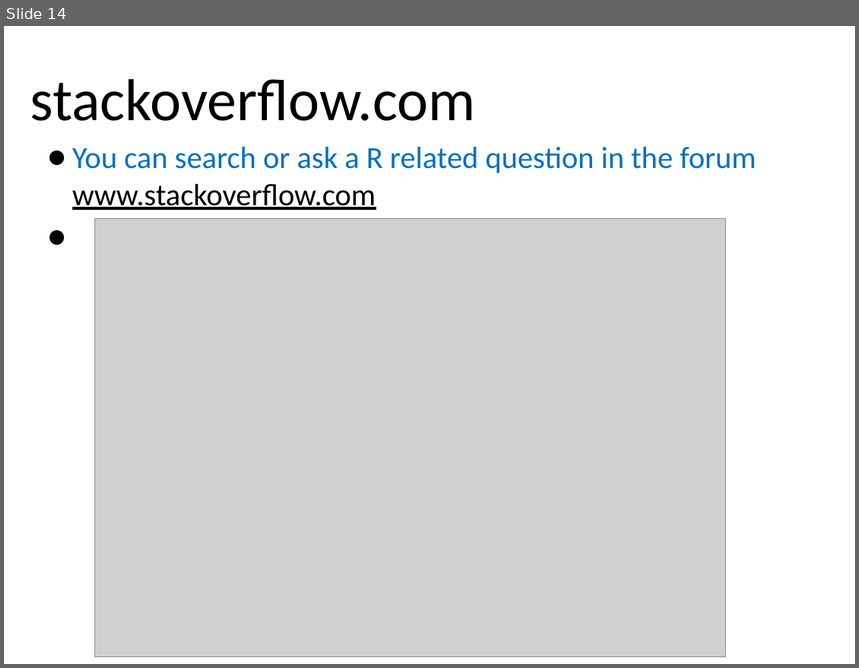
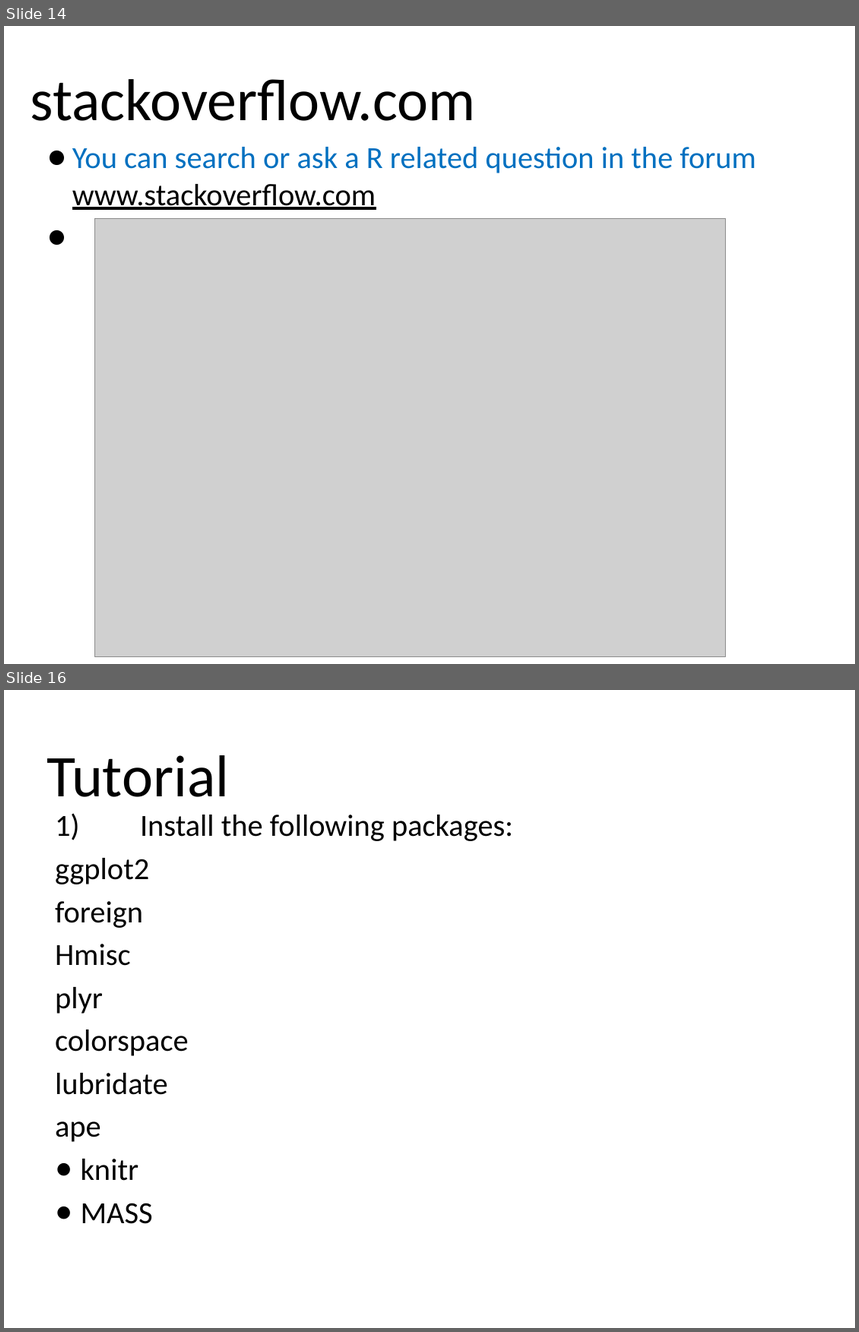
Before and after one commit to davidmatten/R_course, a slide deck: Session_9/getting_help.pptx. Shown one above the other, each under a label of ours: slide 14 before the commit, slides 14 and 16 after it; the slides between them are not shown. The pictures are 859x668 and 859x1332 pixels, drawn with LibreOffice and Linux fonts; fonts in the diff are those of the drawing; grey boxes stand for pictures; background and template pictures are left out. Boxes give left, top, right and bottom in pixels: in the first picture for what was removed or moved away, otherwise in the second. Text is boxed around its words. In the diff, an @@ line names an element or a change of style, - is before the commit and + after.

Commit message:
added tutorial questions to Session 9: Help.

```diff
--- a/Session_9/getting_help.pptx
+++ b/Session_9/getting_help.pptx
@@ slide 16 added at (4, 690, 855, 1328), background picture (left out) @@
@@ title added at (47, 755, 229, 797), 50 pt, text #000000 @@
+Tutorial
@@ text added at (55, 813, 513, 1224), 26 pt, text #000000 @@
+1) Install the following packages:
+● ggplot2
+  foreign
+  Hmisc
+  plyr
+  colorspace
+  lubridate
+  ape
+  knitr
+● MASS
```
Also in this commit, not shown: 3 other slides added, 2 other files.
